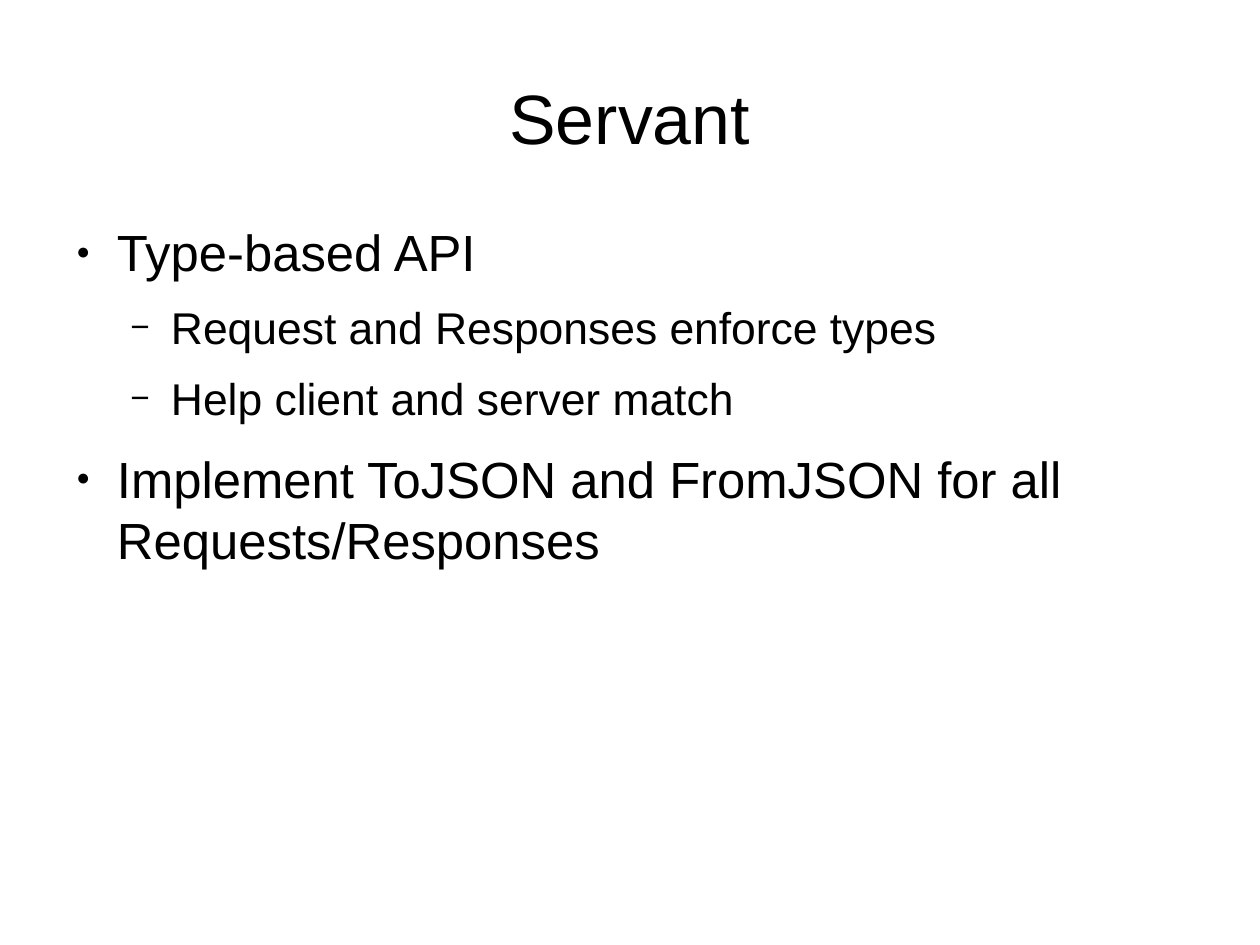
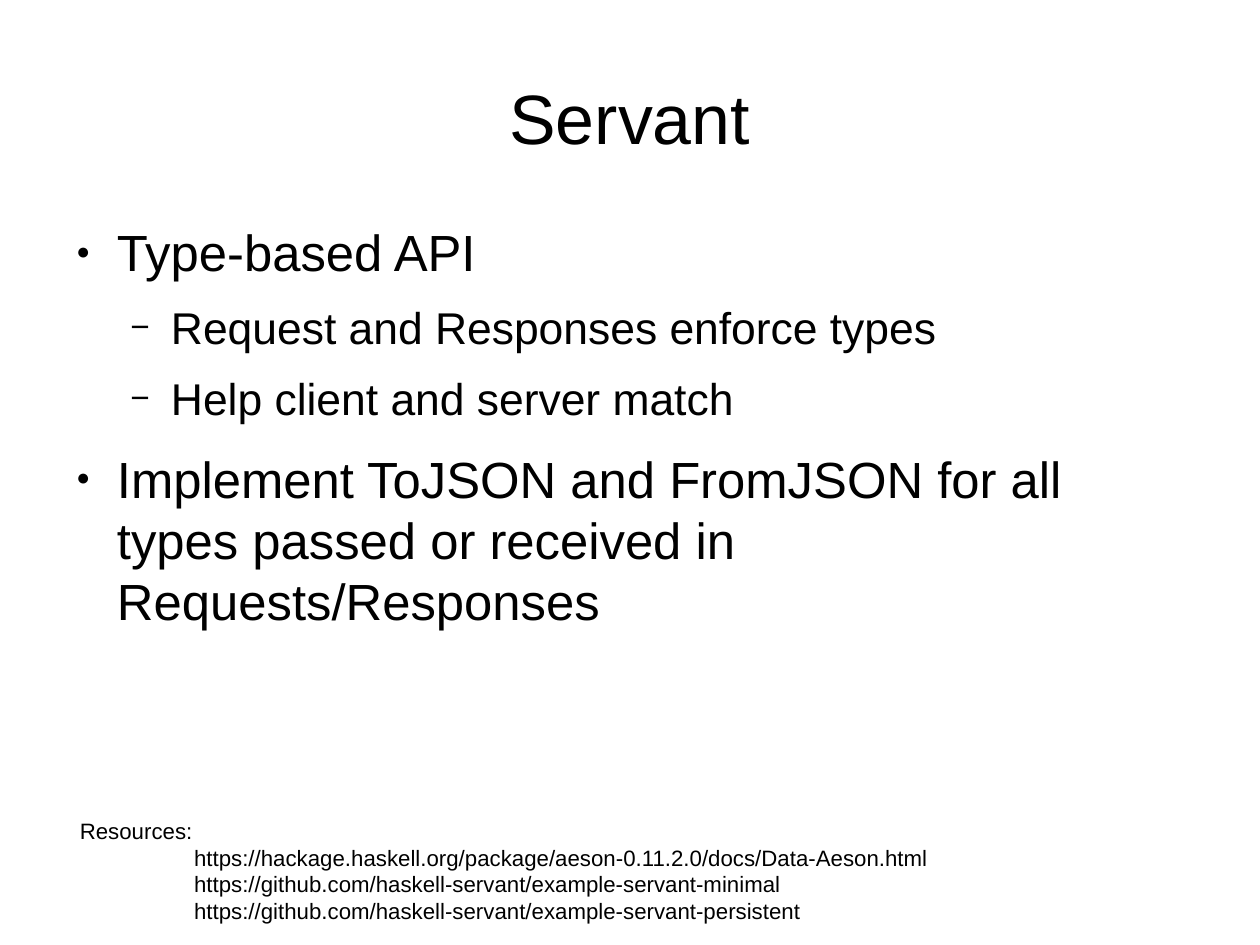
Before and after one commit to plow-technologies/presentations, a slide deck: slide 10 of onping-architecture.odp. Drawn at 1260x945 pixels with LibreOffice and Linux fonts; fonts in the diff are those of the drawing. Boxes give left, top, right and bottom in pixels: in the first picture for what was removed or moved away, otherwise in the second. Text is boxed around its words. In the diff, an @@ line names an element or a change of style, - is before the commit and + after.

```diff
--- a/onping-architecture.odp
+++ b/onping-architecture.odp
@@ text at (117,461,1062,630): text changed @@
-● Implement ToJSON and FromJSON for all Requests/Responses
+● Implement ToJSON and FromJSON for all types passed or received in Requests/Responses
@@ text added at (80,823,927,924), 14 pt, text #000000 @@
+Resources:
+https://hackage.haskell.org/package/aeson-0.11.2.0/docs/Data-Aeson.html
+https://github.com/haskell-servant/example-servant-minimal
+https://github.com/haskell-servant/example-servant-persistent
```
Also in this commit, not shown: 8 other slides changed, 4 slides added, 2 slides removed.
